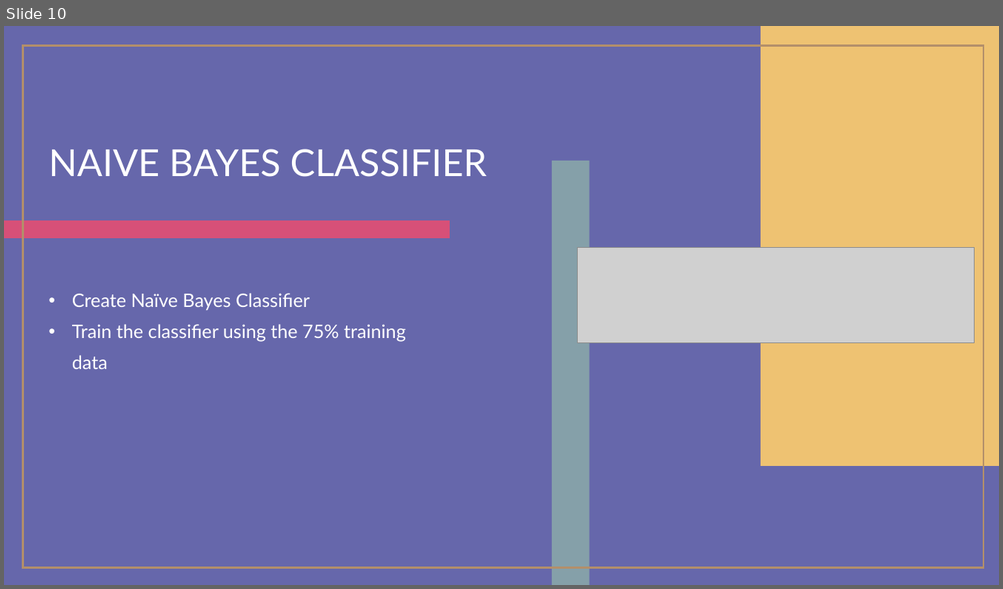
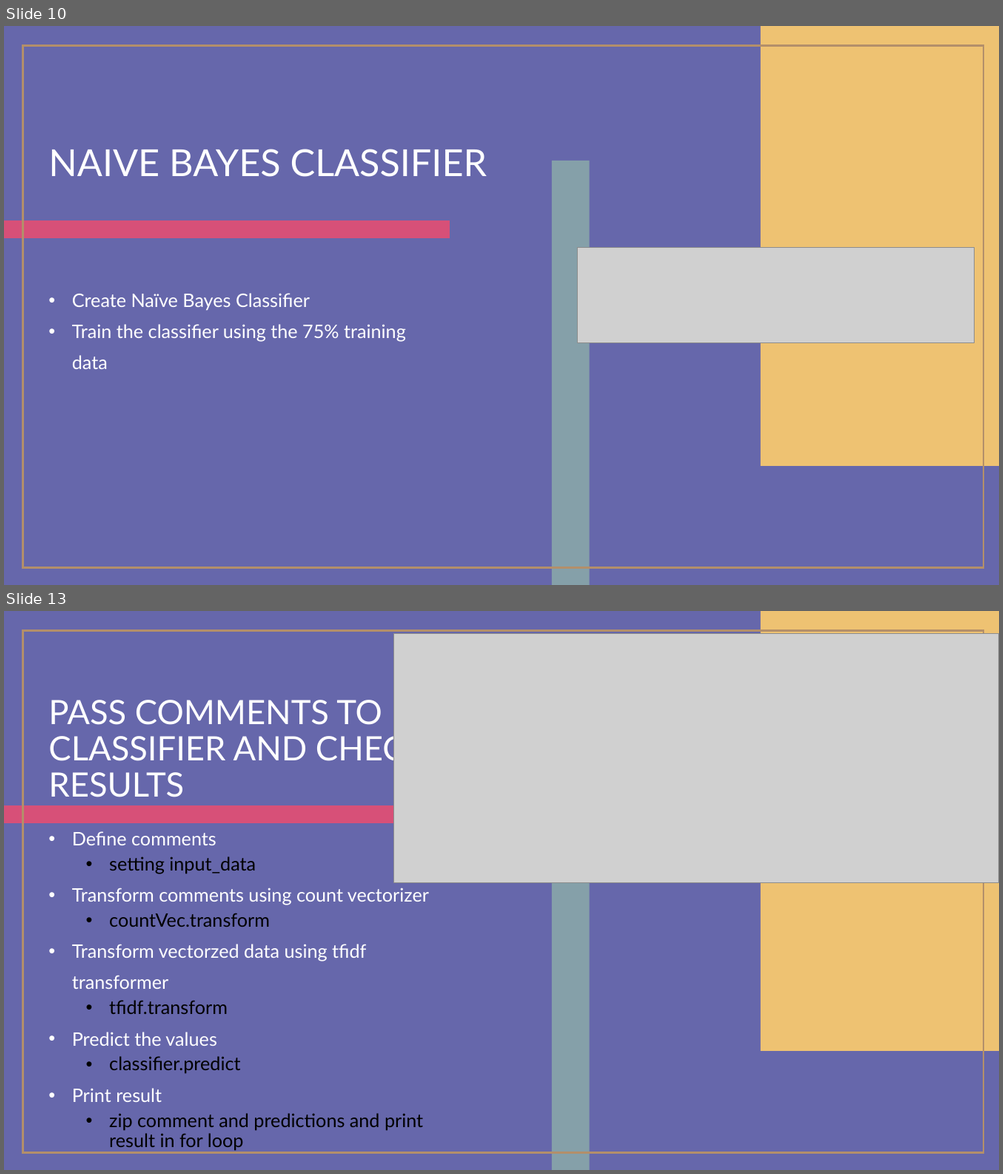
Before and after one commit to esokumamon/NLP, a slide deck: NLP.pptx. Shown one above the other, each under a label of ours: slide 10 before the commit, slides 10 and 13 after it; the slides between them are not shown. The pictures are 1003x589 and 1003x1174 pixels, drawn with LibreOffice and Linux fonts; fonts in the diff are those of the drawing; grey boxes stand for pictures. Boxes give left, top, right and bottom in pixels: in the first picture for what was removed or moved away, otherwise in the second. Text is boxed around its words. In the diff, an @@ line names an element or a change of style, - is before the commit and + after.

```diff
--- a/NLP.pptx
+++ b/NLP.pptx
@@ slide 13 added at box(4, 611, 999, 1170), background #6667AB; not listed: 4 template elements that a slide beside it also shows @@
@@ picture added at box(393, 633, 999, 883) @@
@@ title added at box(48, 700, 427, 797), 32.4 pt, text #FFFFFF @@
+PASS COMMENTS TO CLASSIFIER AND CHECK RESULTS
@@ text added at box(72, 832, 429, 1151), 18 pt, text #FFFFFF @@
+• Define comments
+  • setting input_data
+• Transform comments using count vectorizer
+  • countVec.transform
+• Transform vectorzed data using tfidf transformer
+  • tfidf.transform
+• Predict the values
+  • classifier.predict
+• Print result
+  • zip comment and predictions and print result in for loop
```
Also in this commit, not shown: 3 other slides added, 2 other files.
